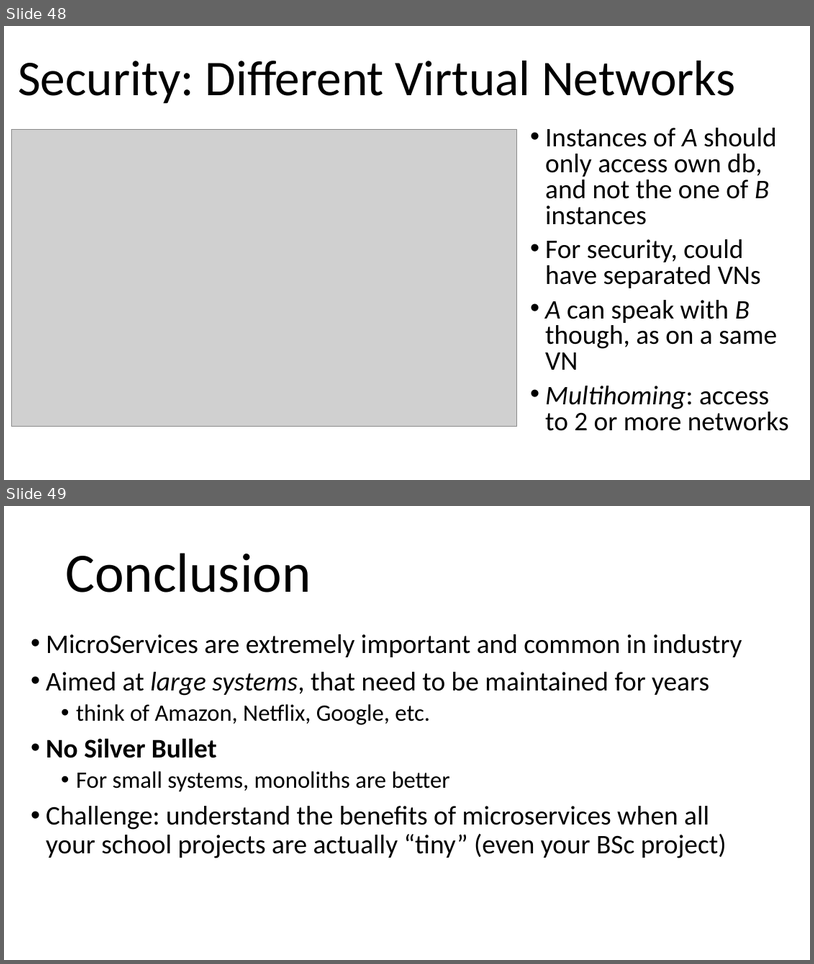
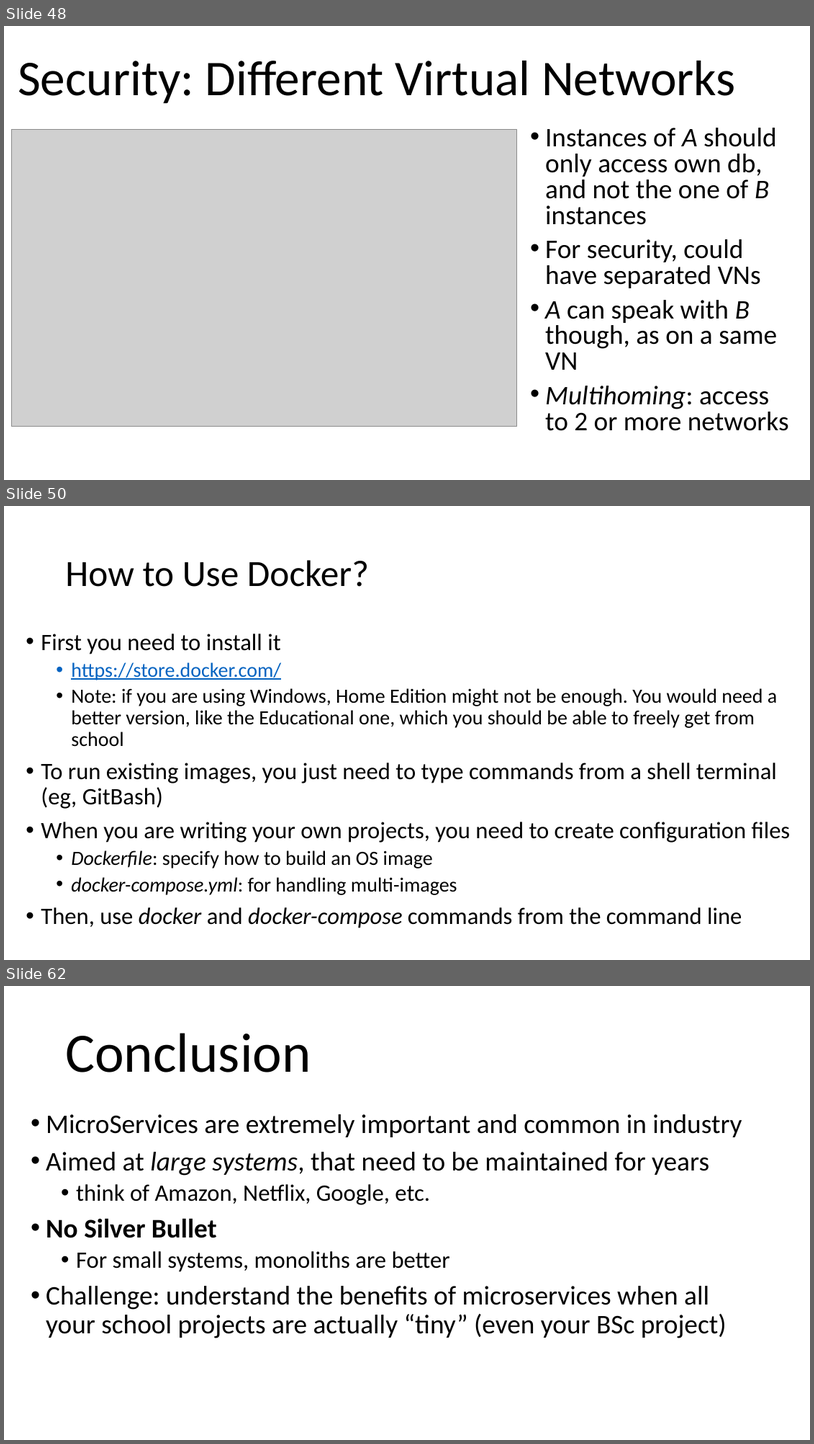
Before and after one commit to arcuri82/testing_security_development_enterprise_systems, a slide deck: doc/advanced/slides/lesson_08.pptx. Shown one above the other, each under a label of ours: slides 48 and 49 before the commit, slides 48, 50 and 62 after it; the slides between them are not shown. The pictures are 814x964 and 814x1444 pixels, drawn with LibreOffice and Linux fonts; fonts in the diff are those of the drawing; grey boxes stand for pictures. Boxes give left, top, right and bottom in pixels: in the first picture for what was removed or moved away, otherwise in the second. Text is boxed around its words. In the diff, an @@ line names an element or a change of style, - is before the commit and + after.

```diff
--- a/doc/advanced/slides/lesson_08.pptx
+++ b/doc/advanced/slides/lesson_08.pptx
@@ slide 50 added at (4, 506, 810, 960), background #FFFFFF @@
@@ title added at (65, 560, 369, 587), 44 pt, text #000000 @@
+How to Use Docker?
@@ text added at (41, 633, 791, 928), 24 pt, text #000000 @@
+• First you need to install it
+  • https://store.docker.com/
+  • Note: if you are using Windows, Home Edition might not be enough. You would need a better version, like the Educational one, which you should be able to freely get from school
+• To run existing images, you just need to type commands from a shell terminal (eg, GitBash)
+• When you are writing your own projects, you need to create configuration files
+  • Dockerfile: specify how to build an OS image
+  • docker-compose.yml: for handling multi-images
+• Then, use docker and docker-compose commands from the command line
@@ what was slide 49 is now slide 62 @@
```
Also in this commit, not shown: 1 slide changed, 13 other slides added, 1 slide removed, 1 other file.
